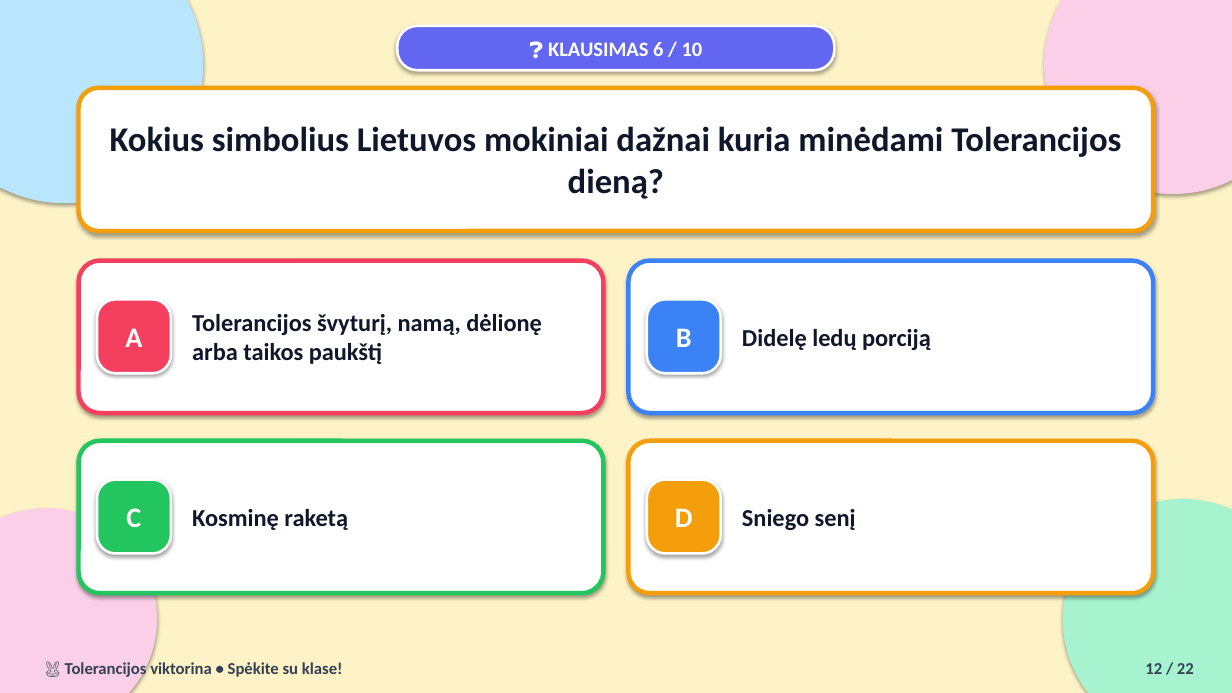
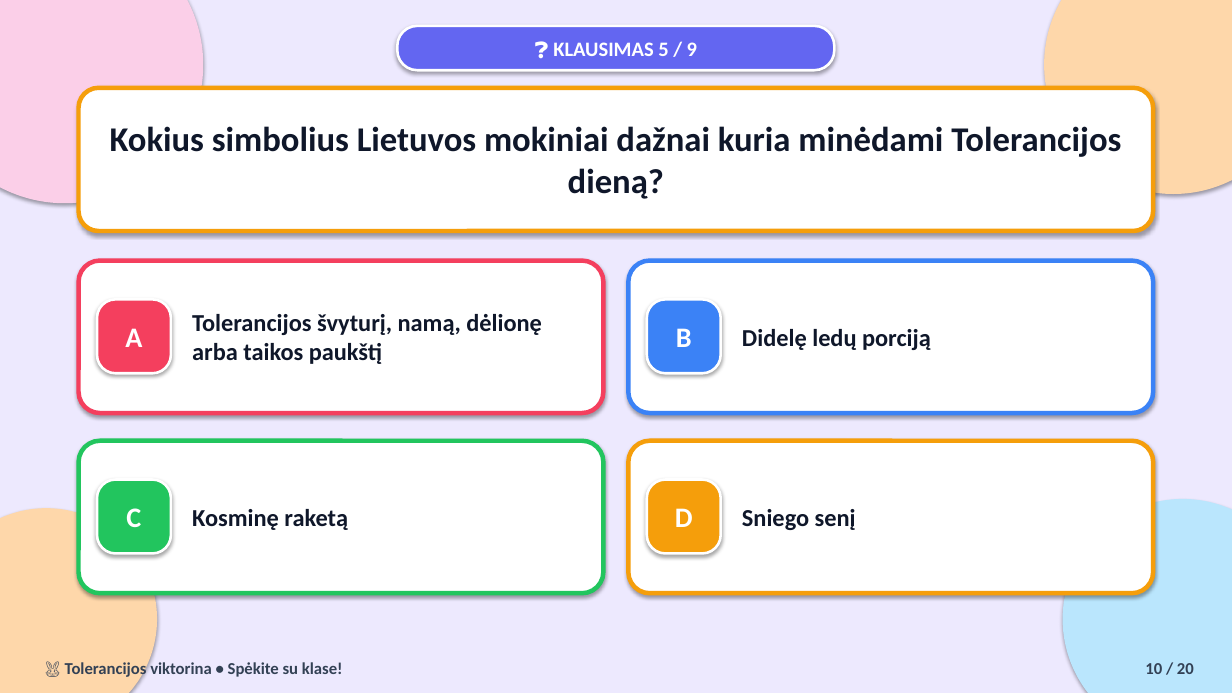
Before and after one commit to Artiomkalinin/tolerancijos-diena, a slide deck: slide 10 of Tolerancijos_viktorina.pptx (slide 12 before the commit). Drawn at 1232x693 pixels with LibreOffice and Linux fonts; fonts in the diff are those of the drawing. Boxes give left, top, right and bottom in pixels: in the first picture for what was removed or moved away, otherwise in the second. Text is boxed around its words. In the diff, an @@ line names an element or a change of style, - is before the commit and + after.

Commit message:
Pasalintas klausimas apie Kiskio obuolius, palikti 9 klausimai

```diff
--- a/Tolerancijos_viktorina.pptx
+++ b/Tolerancijos_viktorina.pptx
@@ background #FEF3C7 to #EDE9FE @@
@@ ellipse at (0,0,203,203): fill #BAE6FD to #FBCFE8 @@
@@ ellipse at (1044,0,1232,194): fill #FBCFE8 to #FED7AA @@
@@ text at (553,42,697,56): text changed @@
-❓ KLAUSIMAS 6 / 10
+❓ KLAUSIMAS 5 / 9
@@ ellipse at (0,508,157,693): fill #FBCFE8 to #FED7AA @@
@@ ellipse at (1063,499,1232,693): fill #A7F3D0 to #BAE6FD @@
@@ text at (1145,663,1194,674): text changed @@
-12 / 22
+10 / 20
```
Also in this commit, not shown: 19 other slides changed, 2 slides removed, 3 other files.
